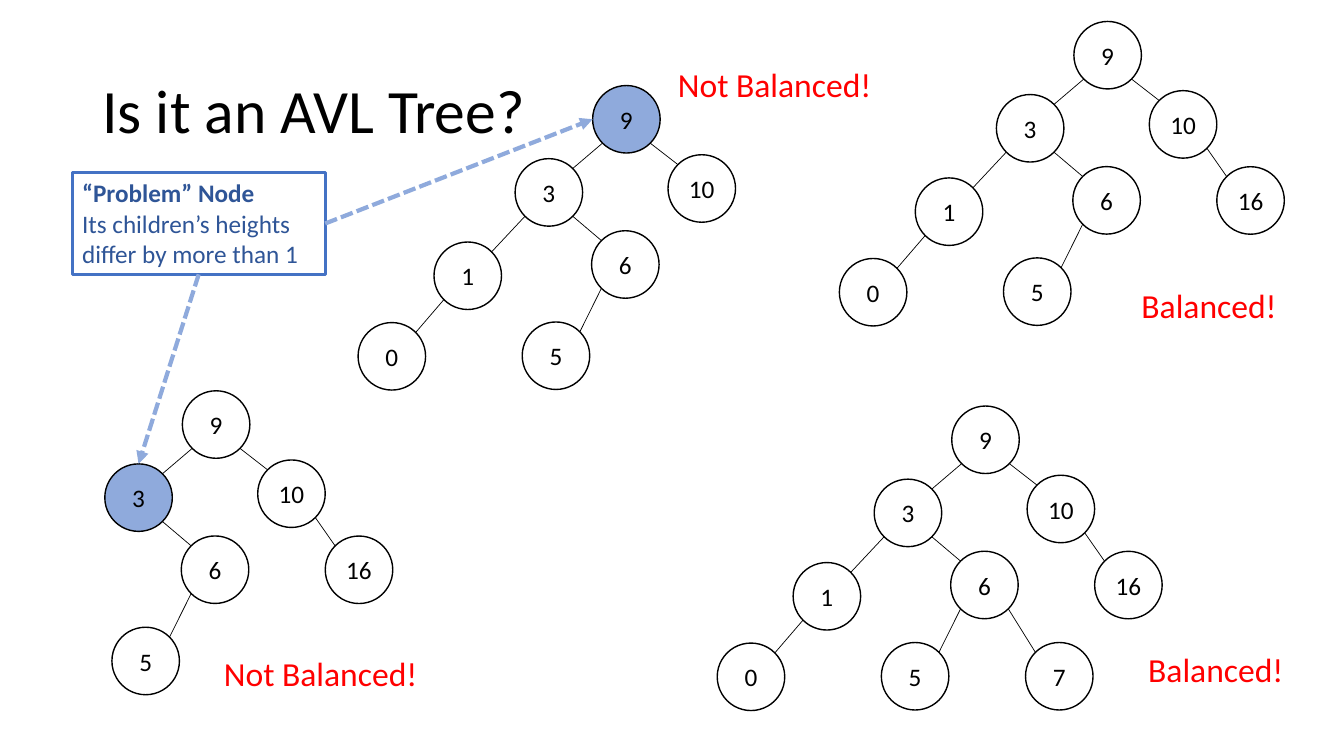
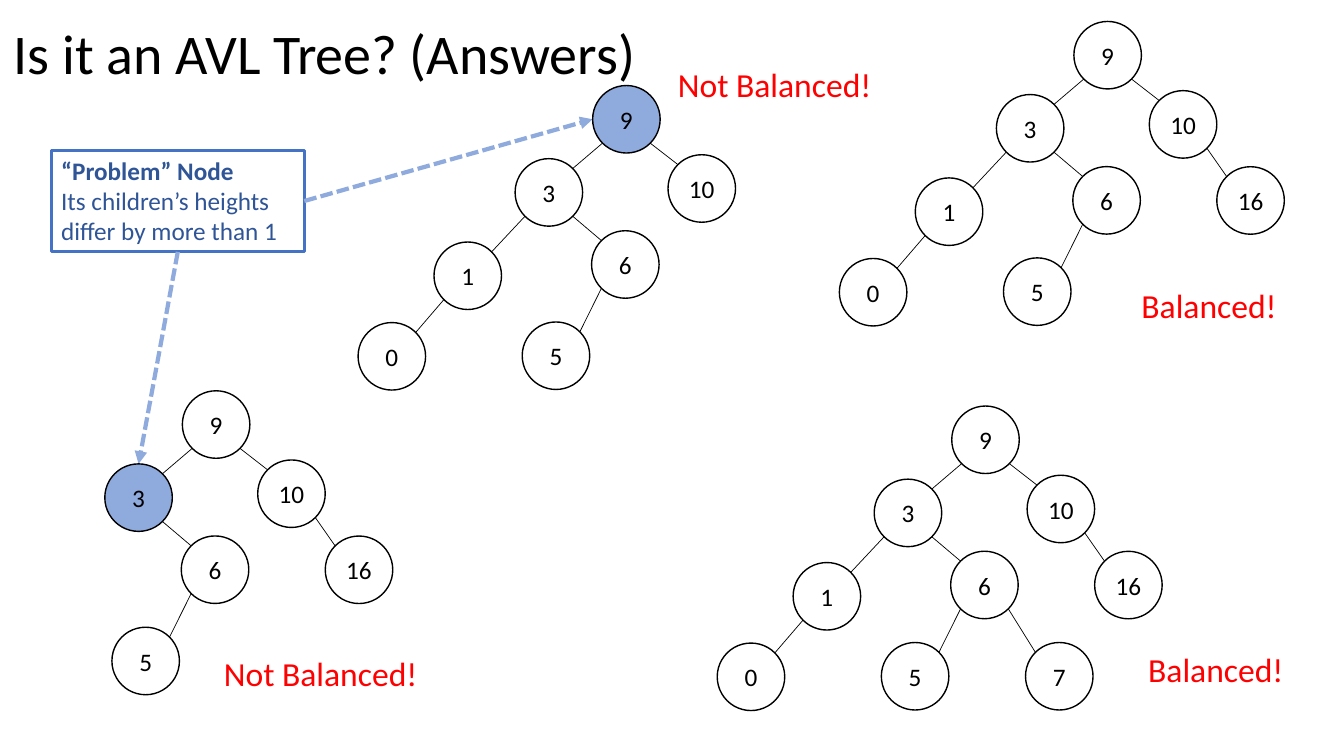
Before and after one commit to natebrunelle/cse332, a slide deck: slide 20 of markdown/files/slides/lecture8_avl.pptx (slide 25 before the commit). Drawn at 1344x756 pixels with LibreOffice and Linux fonts; fonts in the diff are those of the drawing. Boxes give left, top, right and bottom in pixels: in the first picture for what was removed or moved away, otherwise in the second. Text is boxed around its words. In the diff, an @@ line names an element or a change of style, - is before the commit and + after.

```diff
--- a/markdown/files/slides/lecture8_avl.pptx
+++ b/markdown/files/slides/lecture8_avl.pptx
@@ title at (14,33,635,87): text changed; size 44 to 40 pt @@
-Is it an AVL Tree?
+Is it an AVL Tree? (Answers)
@@ arrow moved from (326, 224) - (593, 119) to (304, 201) - (593, 119) @@
@@ rectangle "“Problem” Node": place and size @@
-rectangle "“Problem” Node" at (73,172,326,274)
+rectangle "“Problem” Node" at (51,150,304,252)
@@ arrow moved from (199, 274) - (138, 464) to (177, 252) - (138, 464) @@
```
Also in this commit, not shown: 10 other slides changed, 5 slides added, 9 slides removed, 13 other files.
